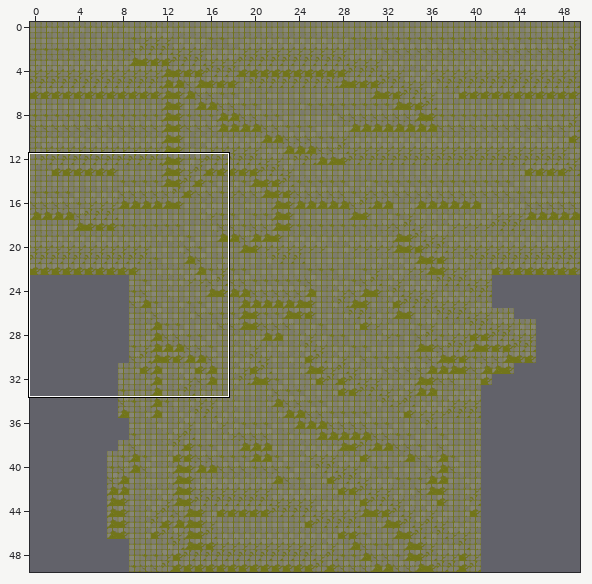
Tiled map, stored at resources/world/manor.tmx. The first picture is a wide view before the edit; the outline marks the close-up.
Close-up. Old version:
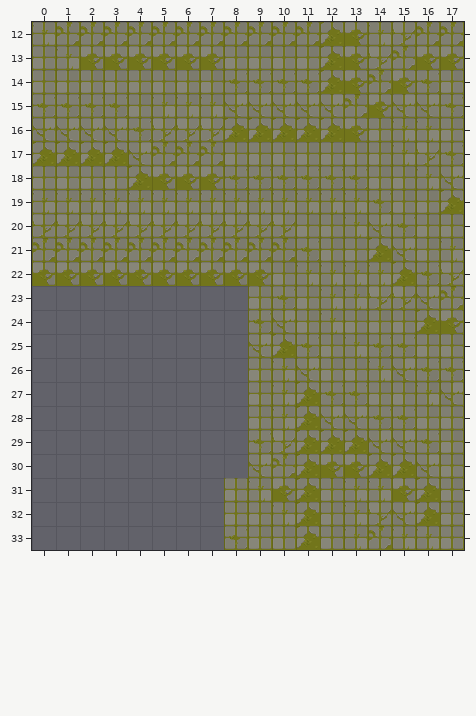
Cells are 32x32 px. Shown: x 0..17, y 12..33. The commit also changed other parts of the map, which this record leaves out.
New version:
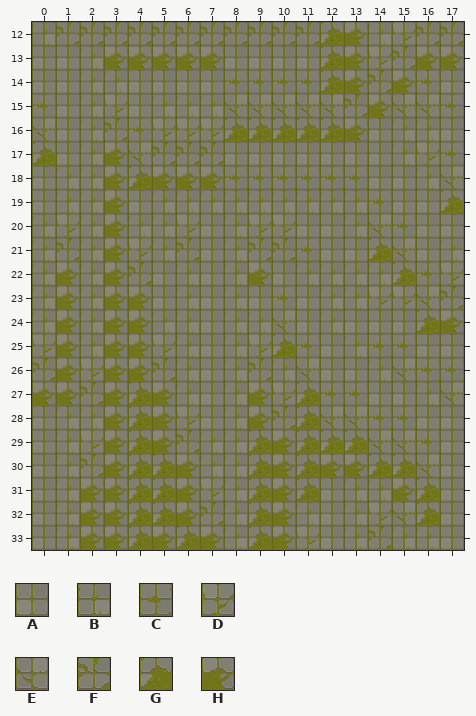
Key: from "TX Tileset Grass": A 32, B 33, C 40, D 41, E 48, F 49, G 56, H 57.
_ is an empty cell, . an unchanged one.
What changed:
--- layer "manor floor"
@@ x 0..11 @@
-13 .BH.........
-14 ..AA........
-15 .CCC........
-16 .EEE........
-17 .GGG........
-18 .AAA........
-19 B..BB.......
-20 D.DDDD.DD...
-21 F.FFFF.FF...
-22 H.H.HHHHH...
-23 _________...
-24 _________C..
-25 _________E..
-26 _________A..
-27 _________AB.
-28 _________AB.
-29 _________CD.
-30 _________EF.
-31 ________AB..
-32 ________AABG
-33 ________CAAG
+13 .AB.........
+14 ..BB........
+15 .ABD........
+16 .ABF........
+17 .ABH........
+18 .BBH........
+19 A..HA.......
+20 B.BHBB.AB...
+21 B.BHDB.AB...
+22 B.B.FABAB...
+23 BHBHHABAB...
+24 BHBHHBBABB..
+25 DHBHHDBABD..
+26 FHDHHFBABF..
+27 HHFHGHBABHD.
+28 ABBHGHDABHF.
+29 ABDHGHFBBGH.
+30 ABFHGGHBBGH.
+31 ABHHGGHDBG..
+32 ABHHGGHFBGHB
+33 ABHHGHGHBGHD
